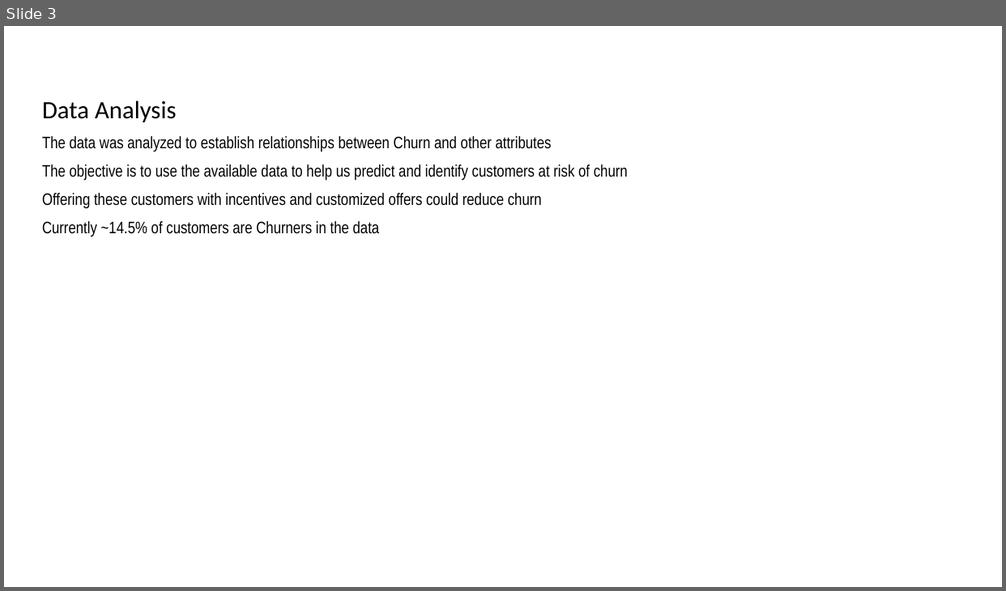
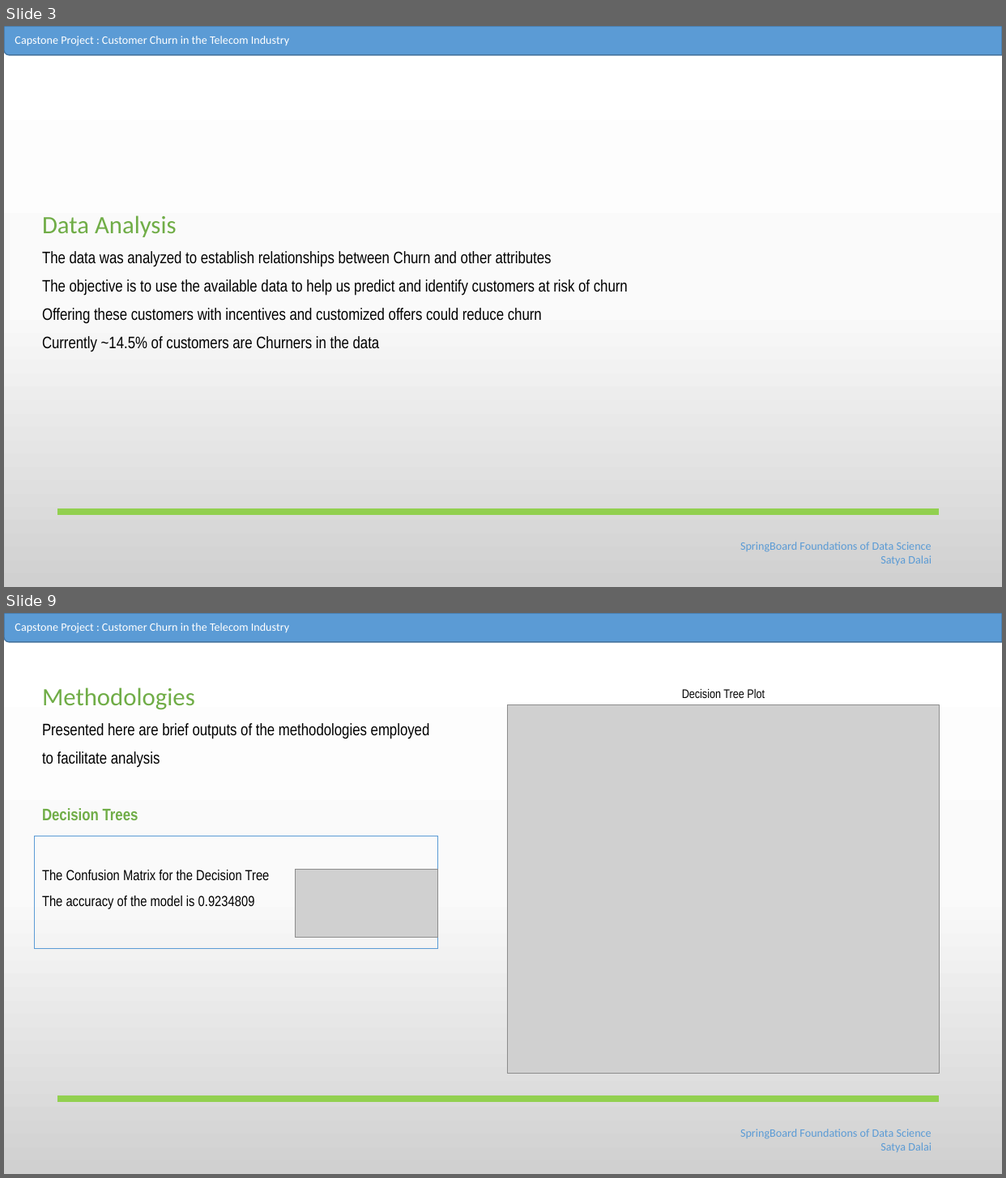
Before and after one commit to Satyad1/Capstone, a slide deck: Slides_SatyaD.pptx. Shown one above the other, each under a label of ours: slide 3 before the commit, slides 3 and 9 after it; the slides between them are not shown. The pictures are 1006x591 and 1006x1178 pixels, drawn with LibreOffice and Linux fonts; fonts in the diff are those of the drawing; grey boxes stand for pictures. Boxes give left, top, right and bottom in pixels: in the first picture for what was removed or moved away, otherwise in the second. Text is boxed around its words. In the diff, an @@ line names an element or a change of style, - is before the commit and + after.

```diff
--- a/Slides_SatyaD.pptx
+++ b/Slides_SatyaD.pptx
@@ slide 9 added at box(4, 613, 1002, 1174), background gradient #FFFFFF to #FBFBFB to #D1D1D1 @@
@@ round rect added at box(4, 613, 1002, 642), fill #5B9BD5, outline #43739E 1 pt @@
@@ text added at box(15, 623, 289, 633), 11 pt, text #FFFFFF @@
+Capstone Project : Customer Churn in the Telecom Industry
@@ text added at box(42, 688, 430, 820), 16 pt, text #000000 @@
+Methodologies
+Presented here are brief outputs of the methodologies employed
+to facilitate analysis
+Decision Trees
@@ picture added at box(508, 705, 939, 1073) @@
@@ text added at box(682, 689, 765, 698), 12 pt, text #000000 @@
+Decision Tree Plot
@@ rectangle added at box(35, 837, 437, 949), outline #5B9BD5 0.75 pt, 14 pt, text #000000 @@
+The Confusion Matrix for the Decision Tree
+The accuracy of the model is 0.9234809
@@ picture added at box(296, 869, 437, 938) @@
@@ line added from (58, 1099) to (939, 1099), #92D050 6 pt @@
@@ text added at box(740, 1129, 931, 1152), 11 pt, text #5B9BD5 @@
+SpringBoard Foundations of Data Science
+Satya Dalai
@@ slide 3 changed as well @@
@@ background #FFFFFF to gradient #FFFFFF to #FBFBFB to #D1D1D1 @@
@@ round rect added at box(4, 26, 1002, 55), fill #5B9BD5, outline #43739E 1 pt @@
@@ text added at box(15, 36, 289, 46), 11 pt, text #FFFFFF @@
+Capstone Project : Customer Churn in the Telecom Industry
@@ text at box(42, 216, 177, 237): text colour #000000 to #70AD47 in "Data Analysis" @@
@@ line added from (58, 512) to (939, 512), #92D050 6 pt @@
@@ text added at box(740, 542, 931, 565), 11 pt, text #5B9BD5 @@
+SpringBoard Foundations of Data Science
+Satya Dalai
```
Also in this commit, not shown: 5 other slides changed, 6 other slides added, 4 slides removed.
